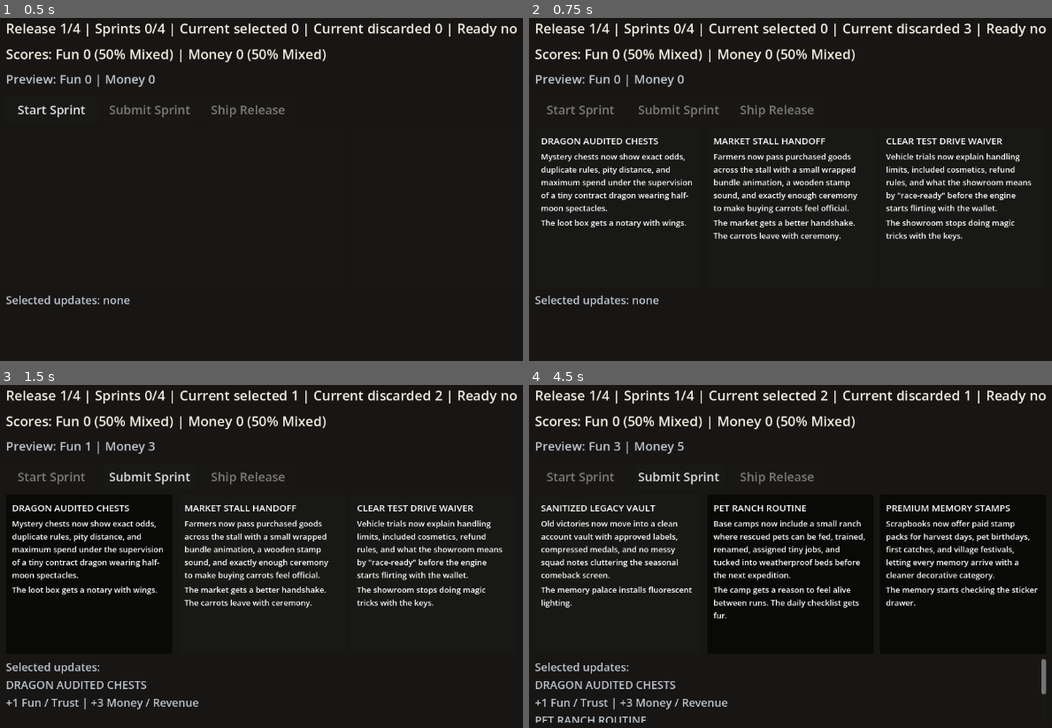
Above: before the commit, frames 1-4 (two rows, left to right).
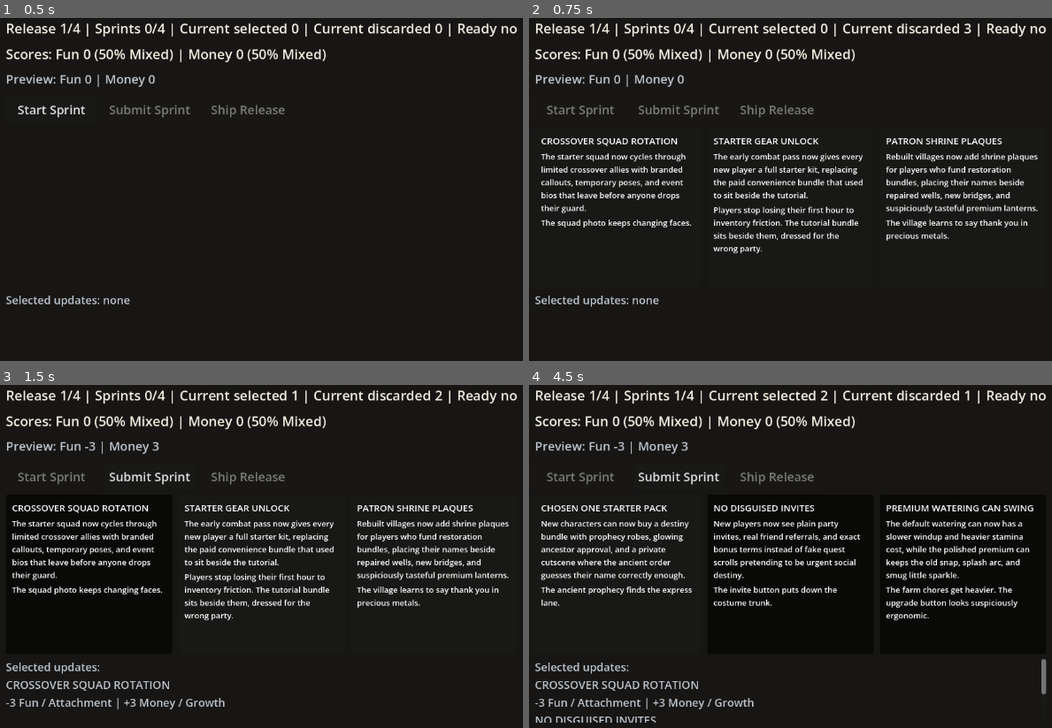
Above: after the commit, the same moments.

Repository: Josephblt/patch-notes
Game: Godot game, scene res://scenes/test_scene.tscn
The game is run twice, just before and just after one commit, with the same random seed, the same clock (stepped at 60 frames per second) and the same inputs.
Inputs (mouse positions are in pixels of both pictures, inside the frame that each line leads up to):
- Up to frame 1 (0.5 s): no input
- Up to frame 2 (0.75 s): click "Start Sprint" at 0.5 s
- Up to frame 3 (1.5 s): click (88, 573) at 1.25 s
- Up to frame 4 (4.5 s): click "Submit Sprint" at 2 s; click "Start Sprint" at 2.75 s; click (790, 573) at 3.5 s; click (963, 573) at 4.25 s

Frame 1 is identical in both runs. In frame 2, 7.0% of the frame differs, in the area x 2-98%, y 35-69%; in frame 3, 8.4%; in frame 4, 8.4%, in the area x 1-98%, y 16-99%.

Commit message:
Add deterministic balance runner

Diff:
--- /dev/null
+++ b/src/scenes/tools/balance_runner.tscn
@@ -0,0 +1,124 @@
+[gd_scene load_steps=3 format=3]
+
+[ext_resource type="Script" path="res://scripts/tools/balance_runner.gd" id="1"]
+[ext_resource type="Script" path="res://scripts/tools/frequency_graph.gd" id="2"]
+
+[node name="BalanceRunner" type="CanvasLayer"]
+script = ExtResource("1")
+
+[node name="Background" type="ColorRect" parent="."]
+anchors_preset = 15
+anchor_right = 1.0
+anchor_bottom = 1.0
+grow_horizontal = 2
+grow_vertical = 2
+color = Color(0.0901961, 0.0862745, 0.0784314, 1)
+
+[node name="MarginContainer" type="MarginContainer" parent="."]
+anchors_preset = 15
+anchor_right = 1.0
+anchor_bottom = 1.0
+grow_horizontal = 2
+grow_vertical = 2
+theme_override_constants/margin_left = 24
+theme_override_constants/margin_top = 20
+theme_override_constants/margin_right = 24
+theme_override_constants/margin_bottom = 20
+
+[node name="VBoxContainer" type="VBoxContainer" parent="MarginContainer"]
+layout_mode = 2
+theme_override_constants/separation = 12
+
+[node name="TitleLabel" type="Label" parent="MarginContainer/VBoxContainer"]
+layout_mode = 2
+theme_override_colors/font_color = Color(0.956863, 0.937255, 0.890196, 1)
+theme_override_font_sizes/font_size = 24
+text = "Balance Runner"
+
+[node name="ControlRow" type="HBoxContainer" parent="MarginContainer/VBoxContainer"]
+layout_mode = 2
+theme_override_constants/separation = 10
+
+[node name="BehaviorLabel" type="Label" parent="MarginContainer/VBoxContainer/ControlRow"]
+custom_minimum_size = Vector2(78, 40)
+layout_mode = 2
+theme_override_colors/font_color = Color(0.956863, 0.937255, 0.890196, 1)
+theme_override_font_sizes/font_size = 16
+text = "Behavior"
+vertical_alignment = 1
+
+[node name="BehaviorOptions" type="OptionButton" parent="MarginContainer/VBoxContainer/ControlRow"]
+custom_minimum_size = Vector2(160, 40)
+layout_mode = 2
+theme_override_font_sizes/font_size = 16
+
+[node name="GameCountLabel" type="Label" parent="MarginContainer/VBoxContainer/ControlRow"]
+custom_minimum_size = Vector2(92, 40)
+layout_mode = 2
+theme_override_colors/font_color = Color(0.956863, 0.937255, 0.890196, 1)
+theme_override_font_sizes/font_size = 16
+text = "Dataset"
+vertical_alignment = 1
+
+[node name="GameCountSpinBox" type="SpinBox" parent="MarginContainer/VBoxContainer/ControlRow"]
+custom_minimum_size = Vector2(120, 40)
+layout_mode = 2
+min_value = 1.0
+max_value = 10000.0
+step = 1.0
+value = 200.0
+
+[node name="SeedLabel" type="Label" parent="MarginContainer/VBoxContainer/ControlRow"]
+custom_minimum_size = Vector2(44, 40)
+layout_mode = 2
+theme_override_colors/font_color = Color(0.956863, 0.937255, 0.890196, 1)
+theme_override_font_sizes/font_size = 16
+text = "Seed"
+vertical_alignment = 1
+
+[node name="SeedSpinBox" type="SpinBox" parent="MarginContainer/VBoxContainer/ControlRow"]
+custom_minimum_size = Vector2(140, 40)
+layout_mode = 2
+max_value = 999999999.0
+step = 1.0
+value = 310731.0
+
+[node name="RunButton" type="Button" parent="MarginContainer/VBoxContainer/ControlRow"]
+custom_minimum_size = Vector2(96, 40)
+layout_mode = 2
+theme_override_font_sizes/font_size = 16
+text = "Run"
+
+[node name="OutputRow" type="HBoxContainer" parent="MarginContainer/VBoxContainer"]
+layout_mode = 2
+theme_override_constants/separation = 10
+
+[node name="OutputPathLabel" type="Label" parent="MarginContainer/VBoxContainer/OutputRow"]
+custom_minimum_size = Vector2(78, 36)
+layout_mode = 2
+theme_override_colors/font_color = Color(0.956863, 0.937255, 0.890196, 1)
+theme_override_font_sizes/font_size = 16
+text = "CSV"
+vertical_alignment = 1
+
+[node name="OutputPathLineEdit" type="LineEdit" parent="MarginContainer/VBoxContainer/OutputRow"]
+custom_minimum_size = Vector2(640, 36)
+layout_mode = 2
+size_flags_horizontal = 3
+theme_override_font_sizes/font_size = 15
+text = "user://balance_runner_results.csv"
+
+[node name="SummaryLabel" type="Label" parent="MarginContainer/VBoxContainer"]
+custom_minimum_size = Vector2(720, 54)
+layout_mode = 2
+theme_override_colors/font_color = Color(0.74902, 0.776471, 0.811765, 1)
+theme_override_font_sizes/font_size = 16
+text = "Ready."
+autowrap_mode = 3
+
+[node name="Graph" type="Control" parent="MarginContainer/VBoxContainer"]
+custom_minimum_size = Vector2(920, 520)
+layout_mode = 2
+size_flags_horizontal = 3
+size_flags_vertical = 3
+script = ExtResource("2")
--- a/src/scripts/models/cards/feature_deck.gd
+++ b/src/scripts/models/cards/feature_deck.gd
@@ -21,5 +21,13 @@
 	return _available_cards.pop_front()
 
 
-func shuffle() -> void:
-	_available_cards.shuffle()
+func shuffle(seed: int) -> void:
+	var random_number_generator: RandomNumberGenerator = RandomNumberGenerator.new()
+	random_number_generator.seed = seed
+
+	for card_index: int in range(_available_cards.size() - 1, 0, -1):
+		var swap_index: int = random_number_generator.randi_range(0, card_index)
+		var current_card: FeatureCard = _available_cards[card_index]
+
+		_available_cards[card_index] = _available_cards[swap_index]
+		_available_cards[swap_index] = current_card
--- a/src/scripts/test_scene.gd
+++ b/src/scripts/test_scene.gd
@@ -8,6 +8,7 @@
 const CARD_BODY_CHARS_PER_LINE: int = 30
 const CARD_TITLE_LINE_HEIGHT: int = 18
 const CARD_BODY_LINE_HEIGHT: int = 16
+const TEST_SCENE_SHUFFLE_SEED: int = 310731
 
 var score_trees: Array[ScoreTree] = []
 var feature_deck: FeatureDeck
@@ -66,7 +67,7 @@
 
 func _start_new_run() -> void:
 	feature_deck = FeatureDeckBuilder.build(score_trees)
-	feature_deck.shuffle()
+	feature_deck.shuffle(TEST_SCENE_SHUFFLE_SEED)
 	game_run = GameRun.new(feature_deck, score_trees)
 	current_sprint = null
 	current_sprint_cards = []
--- /dev/null
+++ b/src/scripts/tools/balance_runner.gd
@@ -0,0 +1,409 @@
+extends CanvasLayer
+
+
+const SCORE_TREE_DIR: String = "res://data/score_trees"
+const BASELINE_BEHAVIOR: String = "random_count"
+const DEFAULT_GAME_COUNT: int = 200
+const DEFAULT_BEHAVIOR: String = "vh_vh"
+const DEFAULT_SEED: int = 310731
+const DEFAULT_OUTPUT_PATH: String = "user://balance_runner_results.csv"
+const SUPPORTED_BEHAVIORS: Array[String] = [
+	"vh_vh",
+	"random_count",
+]
+
+var score_trees: Array[ScoreTree] = []
+var score_tree_by_name: Dictionary[String, ScoreTree] = {}
+var last_rows: Array[Dictionary] = []
+
+@export var selected_behavior: String = DEFAULT_BEHAVIOR
+@export var game_count: int = DEFAULT_GAME_COUNT
+@export var seed: int = DEFAULT_SEED
+@export var output_path: String = DEFAULT_OUTPUT_PATH
+
+@onready var behavior_options: OptionButton = $MarginContainer/VBoxContainer/ControlRow/BehaviorOptions
+@onready var game_count_spin_box: SpinBox = $MarginContainer/VBoxContainer/ControlRow/GameCountSpinBox
+@onready var seed_spin_box: SpinBox = $MarginContainer/VBoxContainer/ControlRow/SeedSpinBox
+@onready var output_path_line_edit: LineEdit = $MarginContainer/VBoxContainer/OutputRow/OutputPathLineEdit
+@onready var run_button: Button = $MarginContainer/VBoxContainer/ControlRow/RunButton
+@onready var summary_label: Label = $MarginContainer/VBoxContainer/SummaryLabel
+@onready var graph: Control = $MarginContainer/VBoxContainer/Graph
+
+
+func _ready() -> void:
+	score_trees = ScoreTreeLoader.load_many_from_json_dir(SCORE_TREE_DIR)
+
+	for score_tree: ScoreTree in score_trees:
+		score_tree_by_name[score_tree.get_display_name()] = score_tree
+
+	if OS.get_cmdline_user_args().size() > 0:
+		_run_from_command_line()
+		return
+
+	_configure_controls()
+	run_button.pressed.connect(_on_run_button_pressed)
+	summary_label.text = "Ready."
+
+
+func _run_from_command_line() -> void:
+	var options: Dictionary = _parse_options()
+	var rows: Array[Dictionary] = run_dataset(
+		options.get("behavior", selected_behavior),
+		options.get("games", game_count),
+		options.get("seed", seed)
+	)
+
+	_write_csv(options.get("output", output_path), rows)
+	get_tree().quit()
+
+
+func _configure_controls() -> void:
+	behavior_options.clear()
+
+	for behavior: String in SUPPORTED_BEHAVIORS:
+		behavior_options.add_item(behavior)
+
+	var selected_index: int = SUPPORTED_BEHAVIORS.find(selected_behavior)
+
+	if selected_index < 0:
+		selected_index = 0
+
+	behavior_options.select(selected_index)
+	game_count_spin_box.value = game_count
+	seed_spin_box.value = seed
+	output_path_line_edit.text = output_path
+
+
+func _on_run_button_pressed() -> void:
+	run_button.disabled = true
+	summary_label.text = "Running..."
+
+	await get_tree().process_frame
+
+	var behavior: String = behavior_options.get_item_text(behavior_options.selected)
+	var selected_game_count: int = int(game_count_spin_box.value)
+	var selected_seed: int = int(seed_spin_box.value)
+	var selected_output_path: String = output_path_line_edit.text
+
+	last_rows = run_dataset(behavior, selected_game_count, selected_seed)
+	_write_csv(selected_output_path, last_rows)
+	graph.call("set_series", _build_frequency_series(last_rows))
+
+	summary_label.text = _format_summary(last_rows, selected_output_path)
+	run_button.disabled = false
+
+
+func _parse_options() -> Dictionary:
+	var options: Dictionary = {
+		"games": game_count,
+		"behavior": selected_behavior,
+		"seed": seed,
+		"output": output_path,
+	}
+
+	for argument: String in OS.get_cmdline_user_args():
+		if argument.begins_with("--games="):
+			options["games"] = argument.trim_prefix("--games=").to_int()
+		elif argument.begins_with("--behavior="):
+			options["behavior"] = argument.trim_prefix("--behavior=")
+		elif argument.begins_with("--seed="):
+			options["seed"] = argument.trim_prefix("--seed=").to_int()
+		elif argument.begins_with("--output="):
+			options["output"] = argument.trim_prefix("--output=")
+
+	return options
+
+
+func run_dataset(behavior: String, selected_game_count: int, selected_seed: int) -> Array[Dictionary]:
+	var rows: Array[Dictionary] = []
+	var behavior_names: Array[String] = _get_behaviors_to_run(behavior)
+
+	for behavior_index: int in range(behavior_names.size()):
+		rows.append_array(_play_behavior(
+			behavior_names[behavior_index],
+			selected_game_count,
+			selected_seed + (behavior_index * 100000)
+		))
+
+	return rows
+
+
+func _get_behaviors_to_run(behavior: String) -> Array[String]:
+	var behavior_names: Array[String] = [BASELINE_BEHAVIOR]
+
+	if behavior != BASELINE_BEHAVIOR:
+		behavior_names.append(behavior)
+
+	return behavior_names
+
+
+func _play_behavior(behavior: String, selected_game_count: int, selected_seed: int) -> Array[Dictionary]:
+	var rows: Array[Dictionary] = []
+
+	for game_number: int in range(1, selected_game_count + 1):
+		rows.append(_play_game(behavior, game_number, selected_seed + game_number))
+
+	return rows
+
+
+func _play_game(behavior: String, game_number: int, selected_seed: int) -> Dictionary:
+	var feature_deck: FeatureDeck = FeatureDeckBuilder.build(score_trees)
+	feature_deck.shuffle(selected_seed)
+
+	var game_run: GameRun = GameRun.new(feature_deck, score_trees)
+	var random_number_generator: RandomNumberGenerator = RandomNumberGenerator.new()
+	random_number_generator.seed = selected_seed
+	var row: Dictionary = {
+		"behavior": behavior,
+		"game": game_number,
+		"total_selected": 0,
+	}
+
+	for release_number: int in range(1, GameRun.RELEASE_COUNT + 1):
+		var selected_count: int = 0
+
+		for _sprint_number: int in range(Release.SPRINT_COUNT):
+			var sprint: Sprint = game_run.start_sprint()
+			var selected_card_uids: Array[String] = _select_cards(
+				sprint,
+				behavior,
+				random_number_generator
+			)
+
+			selected_count += selected_card_uids.size()
+
+			for card_uid: String in selected_card_uids:
+				sprint.select_card(card_uid)
+
+			game_run.submit_sprint(sprint)
+
+		game_run.ship_current_release()
+
+		var release_report: ReleaseReport = game_run.get_last_release_report()
+		row["r%d_fun" % release_number] = _get_report_score_delta(release_report, "Fun")
+		row["r%d_money" % release_number] = _get_report_score_delta(release_report, "Money")
+		row["r%d_selected" % release_number] = selected_count
+		row["total_selected"] += selected_count
+
+	row["final_fun"] = _get_game_score(game_run, "Fun")
+	row["final_money"] = _get_game_score(game_run, "Money")
+	row["final_combined"] = row["final_fun"] + row["final_money"]
+
+	return row
+
+
+func _select_cards(
+	sprint: Sprint,
+	behavior: String,
+	random_number_generator: RandomNumberGenerator
+) -> Array[String]:
+	var feature_cards: Array[FeatureCard] = sprint.get_feature_cards()
+
+	if behavior == "random_count":
+		return _select_random_count(feature_cards, random_number_generator)
+
+	if behavior == "vh_vh":
+		return _select_vh_vh(feature_cards)
+
+	push_error("Unsupported balance behavior: %s" % behavior)
+	return _select_random_count(feature_cards, random_number_generator)
+
+
+func _select_random_count(
+	feature_cards: Array[FeatureCard],
+	random_number_generator: RandomNumberGenerator
+) -> Array[String]:
+	var selected_card_uids: Array[String] = []
+	var remaining_cards: Array[FeatureCard] = feature_cards.duplicate()
+	var selected_count: int = random_number_generator.randi_range(1, feature_cards.size())
+
+	for _selection_index: int in range(selected_count):
+		var card_index: int = random_number_generator.randi_range(0, remaining_cards.size() - 1)
+		var selected_card: FeatureCard = remaining_cards.pop_at(card_index)
+
+		selected_card_uids.append(selected_card.get_uid())
+
+	return selected_card_uids
+
+
+func _select_vh_vh(feature_cards: Array[FeatureCard]) -> Array[String]:
+	var best_key: Array[int] = []
+	var best_card_uids: Array[String] = []
+
+	for selection_mask: int in range(1, 8):
+		var selected_cards: Array[FeatureCard] = []
+
+		for card_index: int in range(feature_cards.size()):
+			if selection_mask & (1 << card_index):
+				selected_cards.append(feature_cards[card_index])
+
+		var fun_delta: int = _calculate_cards_points(selected_cards, "Fun")
+		var money_delta: int = _calculate_cards_points(selected_cards, "Money")
+		var key: Array[int] = [
+			fun_delta + money_delta,
+			min(fun_delta, money_delta),
+			-abs(fun_delta - money_delta),
+			-selected_cards.size(),
+		]
+
+		if best_key.is_empty() or _is_key_greater(key, best_key):
+			best_key = key
+			best_card_uids = _get_card_uids(selected_cards)
+
+	return best_card_uids
+
+
+func _is_key_greater(left: Array[int], right: Array[int]) -> bool:
+	for index: int in range(left.size()):
+		if left[index] > right[index]:
+			return true
+
+		if left[index] < right[index]:
+			return false
+
+	return false
+
+
+func _get_card_uids(feature_cards: Array[FeatureCard]) -> Array[String]:
+	var card_uids: Array[String] = []
+
+	for feature_card: FeatureCard in feature_cards:
+		card_uids.append(feature_card.get_uid())
+
+	return card_uids
+
+
+func _calculate_cards_points(feature_cards: Array[FeatureCard], tree_name: String) -> int:
+	var score_tree: ScoreTree = score_tree_by_name.get(tree_name) as ScoreTree
+	var points: int = 0
+
+	for feature_card: FeatureCard in feature_cards:
+		for effect: FeatureEffect in feature_card.get_effects():
+			if effect.get_tree_uid() != score_tree.get_uid():
+				continue
+
+			points += _calculate_effect_points(score_tree, effect)
+
+	return points
+
+
+func _calculate_effect_points(score_tree: ScoreTree, effect: FeatureEffect) -> int:
+	var impact: int = 1
+
+	if effect.get_impact() == FeatureEffect.Impact.NEGATIVE:
+		impact = -1
+
+	return score_tree.get_points(effect.get_node_uid()) * impact
+
+
+func _get_report_score_delta(release_report: ReleaseReport, tree_name: String) -> int:
+	var score_tree: ScoreTree = score_tree_by_name.get(tree_name) as ScoreTree
+
+	return release_report.get_score_delta(score_tree.get_uid())
+
+
+func _get_game_score(game_run: GameRun, tree_name: String) -> int:
+	var score_tree: ScoreTree = score_tree_by_name.get(tree_name) as ScoreTree
+
+	return game_run.get_score(score_tree.get_uid())
+
+
+func _build_frequency_series(rows: Array[Dictionary]) -> Dictionary[String, Dictionary]:
+	var series: Dictionary[String, Dictionary] = {}
+
+	for row: Dictionary in rows:
+		var behavior: String = row["behavior"]
+		var final_combined: int = row["final_combined"]
+
+		if not series.has(behavior):
+			series[behavior] = {}
+
+		series[behavior][final_combined] = series[behavior].get(final_combined, 0) + 1
+
+	return series
+
+
+func _format_summary(rows: Array[Dictionary], selected_output_path: String) -> String:
+	var behavior_names: Array[String] = _build_frequency_series(rows).keys()
+	behavior_names.sort()
+	var lines: PackedStringArray = ["Wrote %s" % selected_output_path]
+
+	for behavior: String in behavior_names:
+		lines.append(_format_behavior_summary(rows, behavior))
+
+	return "\n".join(lines)
+
+
+func _format_behavior_summary(rows: Array[Dictionary], behavior: String) -> String:
+	var count: int = 0
+	var minimum_score: int = 0
+	var maximum_score: int = 0
+	var total_score: int = 0
+
+	for row: Dictionary in rows:
+		if row["behavior"] != behavior:
+			continue
+
+		var score: int = row["final_combined"]
+
+		if count == 0:
+			minimum_score = score
+			maximum_score = score
+		else:
+			minimum_score = min(minimum_score, score)
+			maximum_score = max(maximum_score, score)
+
+		total_score += score
+		count += 1
+
+	if count == 0:
+		return "%s: no rows" % behavior
+
+	return "%s: n=%d min=%d avg=%.2f max=%d" % [
+		behavior,
+		count,
+		minimum_score,
+		float(total_score) / float(count),
+		maximum_score,
+	]
+
+
+func _write_csv(path: String, rows: Array[Dictionary]) -> void:
+	var output_file: FileAccess = FileAccess.open(path, FileAccess.WRITE)
+
+	if output_file == null:
+		push_error("Could not write balance runner results: %s" % path)
+		return
+
+	var headers: Array[String] = [
+		"behavior",
+		"game",
+		"r1_fun",
+		"r1_money",
+		"r1_selected",
+		"r2_fun",
+		"r2_money",
+		"r2_selected",
+		"r3_fun",
+		"r3_money",
+		"r3_selected",
+		"r4_fun",
+		"r4_money",
+		"r4_selected",
+		"final_fun",
+		"final_money",
+		"final_combined",
+		"total_selected",
+	]
+
+	output_file.store_line(",".join(headers))
+
+	for row: Dictionary in rows:
+		var values: PackedStringArray = []
+
+		for header: String in headers:
+			values.append(str(row.get(header, "")))
+
+		output_file.store_line(",".join(values))
+
+	print("Wrote balance runner results: %s" % path)
--- /dev/null
+++ b/src/scripts/tools/frequency_graph.gd
@@ -0,0 +1,190 @@
+extends Control
+class_name FrequencyGraph
+
+
+const BACKGROUND_COLOR: Color = Color(0.0901961, 0.0862745, 0.0784314, 1)
+const AXIS_COLOR: Color = Color(0.48, 0.50, 0.53, 1)
+const GRID_COLOR: Color = Color(0.22, 0.24, 0.25, 1)
+const TEXT_COLOR: Color = Color(0.956863, 0.937255, 0.890196, 1)
+const RANDOM_COLOR: Color = Color(0.29, 0.66, 0.95, 1)
+const SELECTED_COLOR: Color = Color(0.95, 0.70, 0.30, 1)
+const PADDING_LEFT: float = 58.0
+const PADDING_TOP: float = 28.0
+const PADDING_RIGHT: float = 26.0
+const PADDING_BOTTOM: float = 48.0
+
+var series_by_behavior: Dictionary[String, Dictionary] = {}
+var min_score: int = 0
+var max_score: int = 0
+var max_frequency: int = 0
+
+
+func set_series(next_series_by_behavior: Dictionary[String, Dictionary]) -> void:
+	series_by_behavior = next_series_by_behavior
+	_recalculate_bounds()
+	queue_redraw()
+
+
+func _draw() -> void:
+	draw_rect(Rect2(Vector2.ZERO, size), BACKGROUND_COLOR, true)
+
+	if series_by_behavior.is_empty():
+		_draw_empty_state()
+		return
+
+	var plot_rect: Rect2 = Rect2(
+		PADDING_LEFT,
+		PADDING_TOP,
+		max(1.0, size.x - PADDING_LEFT - PADDING_RIGHT),
+		max(1.0, size.y - PADDING_TOP - PADDING_BOTTOM)
+	)
+
+	_draw_grid(plot_rect)
+	_draw_axis_labels(plot_rect)
+	_draw_series(plot_rect)
+
+
+func _draw_empty_state() -> void:
+	var font: Font = get_theme_default_font()
+	var font_size: int = get_theme_default_font_size()
+
+	draw_string(
+		font,
+		Vector2(24, 48),
+		"Run a dataset to plot final combined score frequency.",
+		HORIZONTAL_ALIGNMENT_LEFT,
+		-1,
+		font_size,
+		TEXT_COLOR
+	)
+
+
+func _draw_grid(plot_rect: Rect2) -> void:
+	for index: int in range(5):
+		var ratio: float = float(index) / 4.0
+		var y: float = plot_rect.position.y + plot_rect.size.y - (plot_rect.size.y * ratio)
+
+		draw_line(
+			Vector2(plot_rect.position.x, y),
+			Vector2(plot_rect.position.x + plot_rect.size.x, y),
+			GRID_COLOR,
+			1.0
+		)
+
+	draw_line(
+		Vector2(plot_rect.position.x, plot_rect.position.y),
+		Vector2(plot_rect.position.x, plot_rect.position.y + plot_rect.size.y),
+		AXIS_COLOR,
+		1.5
+	)
+	draw_line(
+		Vector2(plot_rect.position.x, plot_rect.position.y + plot_rect.size.y),
+		Vector2(plot_rect.position.x + plot_rect.size.x, plot_rect.position.y + plot_rect.size.y),
+		AXIS_COLOR,
+		1.5
+	)
+
+	if min_score <= 0 and max_score >= 0:
+		var zero_x: float = _score_to_x(0, plot_rect)
+		draw_line(
+			Vector2(zero_x, plot_rect.position.y),
+			Vector2(zero_x, plot_rect.position.y + plot_rect.size.y),
+			Color(0.60, 0.60, 0.60, 1),
+			1.0
+		)
+
+
+func _draw_axis_labels(plot_rect: Rect2) -> void:
+	var font: Font = get_theme_default_font()
+	var font_size: int = 13
+	var baseline_y: float = plot_rect.position.y + plot_rect.size.y + 24.0
+
+	draw_string(font, Vector2(plot_rect.position.x - 28, plot_rect.position.y + 5), str(max_frequency), HORIZONTAL_ALIGNMENT_LEFT, -1, font_size, TEXT_COLOR)
+	draw_string(font, Vector2(plot_rect.position.x - 16, plot_rect.position.y + plot_rect.size.y), "0", HORIZONTAL_ALIGNMENT_LEFT, -1, font_size, TEXT_COLOR)
+	draw_string(font, Vector2(plot_rect.position.x, baseline_y), str(min_score), HORIZONTAL_ALIGNMENT_LEFT, -1, font_size, TEXT_COLOR)
+	draw_string(font, Vector2(plot_rect.position.x + plot_rect.size.x - 30, baseline_y), str(max_score), HORIZONTAL_ALIGNMENT_LEFT, -1, font_size, TEXT_COLOR)
+	draw_string(font, Vector2(plot_rect.position.x + 180, baseline_y + 16), "Final combined raw score", HORIZONTAL_ALIGNMENT_LEFT, -1, font_size, TEXT_COLOR)
+
+	var legend_x: float = plot_rect.position.x + plot_rect.size.x - 210.0
+	var legend_y: float = plot_rect.position.y + 18.0
+
+	_draw_legend_item(font, font_size, Vector2(legend_x, legend_y), "random_count", RANDOM_COLOR)
+	_draw_legend_item(font, font_size, Vector2(legend_x, legend_y + 22.0), "selected behavior", SELECTED_COLOR)
+
+
+func _draw_legend_item(font: Font, font_size: int, position: Vector2, label: String, color: Color) -> void:
+	draw_line(position, position + Vector2(34, 0), color, 3.0)
+	draw_string(font, position + Vector2(42, 5), label, HORIZONTAL_ALIGNMENT_LEFT, -1, font_size, TEXT_COLOR)
+
+
+func _draw_series(plot_rect: Rect2) -> void:
+	var behavior_names: Array[String] = series_by_behavior.keys()
+	behavior_names.sort()
+
+	for behavior: String in behavior_names:
+		var color: Color = RANDOM_COLOR
+
+		if behavior != "random_count":
+			color = SELECTED_COLOR
+
+		_draw_behavior_series(plot_rect, series_by_behavior[behavior], color)
+
+
+func _draw_behavior_series(plot_rect: Rect2, frequencies: Dictionary, color: Color) -> void:
+	var previous_point: Vector2 = Vector2.ZERO
+	var has_previous_point: bool = false
+
+	for score: int in range(min_score, max_score + 1):
+		var frequency: int = frequencies.get(score, 0)
+		var point: Vector2 = Vector2(
+			_score_to_x(score, plot_rect),
+			_frequency_to_y(frequency, plot_rect)
+		)
+
+		if has_previous_point:
+			draw_line(previous_point, point, color, 2.5)
+
+		previous_point = point
+		has_previous_point = true
+
+
+func _score_to_x(score: int, plot_rect: Rect2) -> float:
+	if min_score == max_score:
+		return plot_rect.position.x + (plot_rect.size.x / 2.0)
+
+	return plot_rect.position.x + (
+		float(score - min_score)
+		/ float(max_score - min_score)
+		* plot_rect.size.x
+	)
+
+
+func _frequency_to_y(frequency: int, plot_rect: Rect2) -> float:
+	if max_frequency == 0:
+		return plot_rect.position.y + plot_rect.size.y
+
+	return plot_rect.position.y + plot_rect.size.y - (
+		float(frequency)
+		/ float(max_frequency)
+		* plot_rect.size.y
+	)
+
+
+func _recalculate_bounds() -> void:
+	min_score = 0
+	max_score = 0
+	max_frequency = 0
+
+	var has_score: bool = false
+
+	for frequencies: Dictionary in series_by_behavior.values():
+		for score: int in frequencies.keys():
+			if not has_score:
+				min_score = score
+				max_score = score
+				has_score = true
+			else:
+				min_score = min(min_score, score)
+				max_score = max(max_score, score)
+
+			max_frequency = max(max_frequency, frequencies[score])
